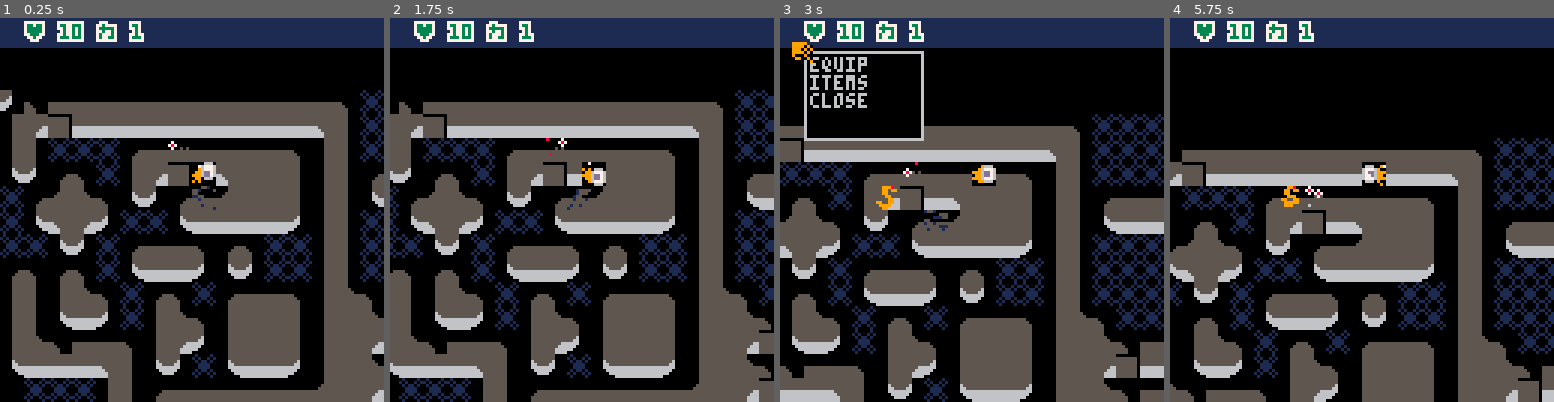
Above: before the commit, frames 1-4 (left to right).
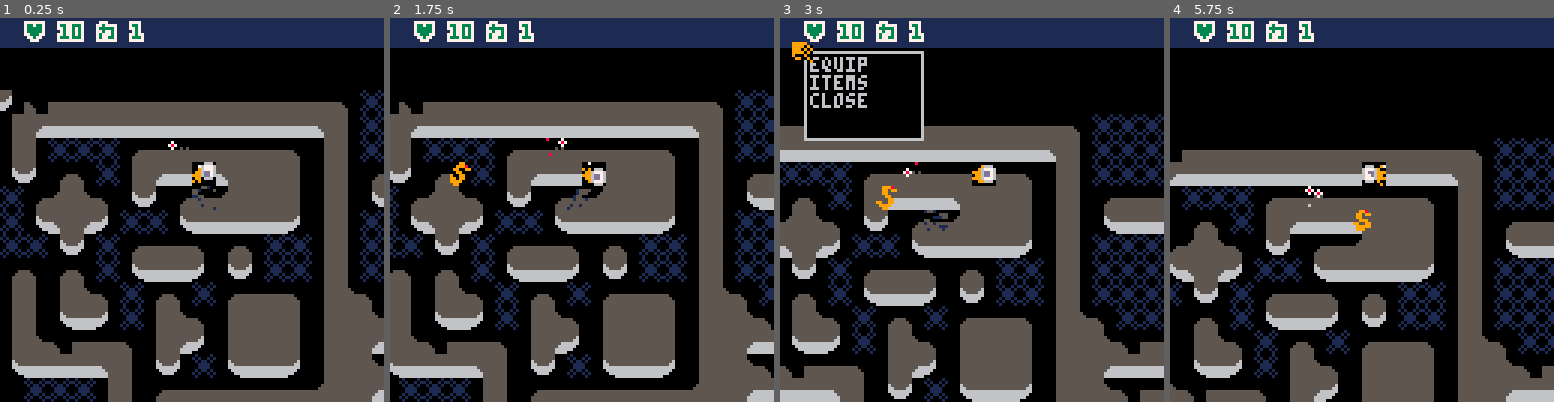
Above: after the commit, the same moments.

Repository: chebastian/picoabyss
Game: PICO-8 cartridge rouge.p8
Same seed, same stepped clock (60 frames per second), same inputs: the game is played once before the commit and once after it.
Inputs:
- Up to frame 1 (0.25 s): no input
- Up to frame 2 (1.75 s): tap X (X key) at 0.33, 1.07 s; tap O (Z key) at 0.7, 1.7 s; hold Right from 1.6 s (still down)
- Up to frame 3 (3 s): tap X (X key) at 1.85, 2.97 s; release Right at 2.1 s; tap O (Z key) at 2.1, 2.5, 2.9 s; hold Up 2.15-2.42 s; hold Right from 2.47 s (still down)
- Up to frame 4 (5.75 s): release Right at 3.03 s; hold Left 3.08-3.58 s; tap O (Z key) every 0.4 s from 3.3 to 5.7 s; hold Down 3.63-3.97 s; hold Right 4.02-4.68 s; tap X (X key) at 4.08, 5.2 s; hold Up 4.73-5.03 s; hold Left 5.08-5.68 s; hold Down from 5.73 s (still down)

The runs differ from the first frame. In frame 1, 0.5% of the frame differs, in the area x 12-50%, y 25-44%; in frame 2, 1.0%; in frame 3, 0.8%; in frame 4, 1.1%, in the area x 3-97%, y 37-100%.

Commit message:
bugfix, bottom did not match in corners because lower left tile was not masked

Diff:
--- a/level.lua
+++ b/level.lua
@@ -20,7 +20,7 @@
         mset(x,y,144) --right
     elseif sig_match(sig, 0b01011111,0b01001101) and not sld then
         mset(x,y,147) --top
-    elseif sig_match(sig, 0b11101100,0b11001100) and sld then
+    elseif sig_match(sig, 0b11101101,0b11001101) and sld then
         mset(x,y,145) --bottom
     elseif sig_match(sig, 0b11001111,0b11001101) and not sld then
         mset(x,y,161) --top left corner
